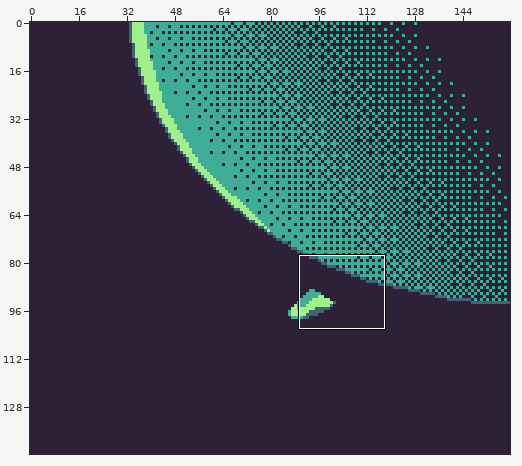
Edited in one commit: pixel-art file (art/Finale.aseprite). The first picture is a wide view before the edit; the outline marks the close-up.
Close-up. Before the commit:
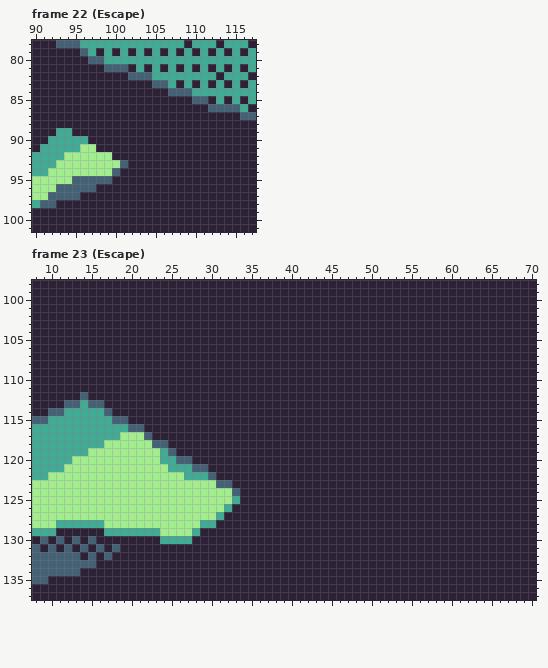
160x144 pixels, 26 frames. Colours within 5 levels of each other are drawn and written as one. Shown: frame 22 (Escape): x 90..117, y 78..101; frame 23 (Escape): x 8..70, y 98..137. The commit also changed other frames or places, which this record leaves out.
Once edited:
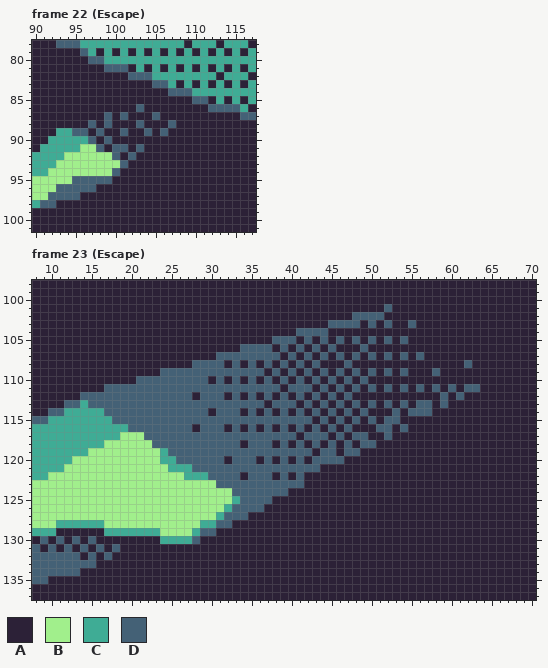
Palette (. is transparent): A #2c2137  B #a1ef8c  C #3fac95  D #446176
The commit says: motion blur finale
What changed:
Frame 22 (Escape), layer "Layer 20":
The edit turns colour A into colour D in row 86 at x 103; in row 87 at x 99, 101 and 105; in row 88 at x 97, 99, 103 and 107; in row 89 at x 95 to 96, 98, 101, 104 and 106; in row 90 at x 97 and 99; in row 91 at x 98, 100 to 101 and 103.
The edit turns colour A into colour D in row 92 at x 100 and 102.
Frame 23 (Escape), layer "Layer 20":
The edit turns colour A into colour D in row 101 at x 52; in row 102 at x 48 to 51; in row 103 at x 45 to 48, 50, 52 and 55; in row 104 at x 41 to 44; in row 105 at x 38 to 40, 42, 44, 46, 48, 50, 52 and 54; in row 106 at x 34 to 37, 39, 41, 43, 45 and 49.
The edit turns colour A into colour D in row 107 at x 31 to 38, 40, 42, 44, 46, 48, 50, 52, 54 and 56; in row 108 at x 28 to 31, 33, 35, 37, 39, 41, 43, 47 and 62; in row 109 at x 24 to 36, 38, 40, 42, 44, 46, 48, 50, 52, 54 and 58; in row 110 at x 21 to 29, 31, 33, 35, 37, 39, 41, 43, 45, 47 and 49; in row 111 at x 17 to 38, 40 to 42, 44, 46, 48, 50, 52, 54, 56, 58, 60 and 62 to 63; in row 112 at x 15 to 27, 29 to 31, 33, 35, 37, 39, 41, 43, 45, 47, 59 and 61.
The edit turns colour A into colour D in row 113 at x 17 to 36, 38 to 40, 42, 44, 46, 48, 50, 52, 54, 56 to 57 and 59; in row 114 at x 18 to 29, 31 to 33, 35, 37, 39, 41, 43, 45, 47, 49, 53 and 55 to 57; in row 115 at x 20 to 42, 44, 46, 48, 50 and 52 to 53; in row 116 at x 22 to 27, 29 to 31, 33, 35, 37, 39, 41, 43, 45, 47, 51 to 52 and 54; in row 117 at x 23 to 40, 42 to 44, 46, 48 to 49 and 52; in row 118 at x 25 to 33, 35 to 37, 39, 41, 43, 45, 47 and 49 to 50.
The edit turns colour A into colour D in row 119 at x 26 to 42, 44 to 45 and 47 to 48; in row 120 at x 28 to 31, 33 to 35, 37, 39, 41 and 43 to 46; in row 121 at x 30 to 43; in row 122 at x 31 to 33, 35 to 37, 39 and 41; in row 123 at x 33 to 41; in row 124 at x 34 to 39.
The edit turns colour A into colour D in row 125 at x 34 to 37; in row 126 at x 33 to 36; in row 127 at x 32 to 34; in row 128 at x 31 to 32; in row 129 at x 29 to 30; in row 130 at x 28.
